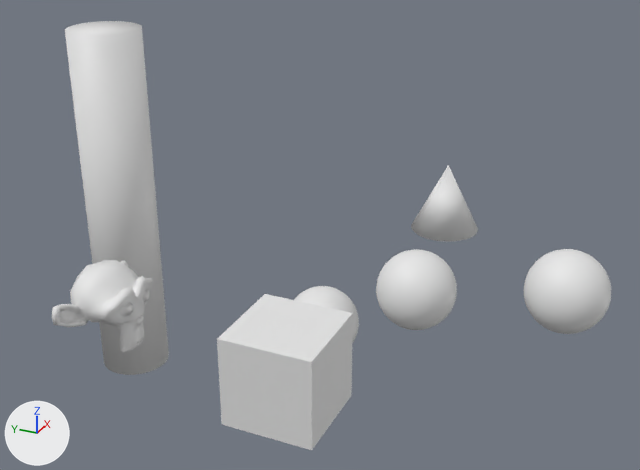
The Blender file executables/MODEL3D/AssimpImport/resources/Scene.blend as it was, and as the next commit left it.
Rendered twice from a 50 mm lens placed at (-19.26, -9.87, 9.89), pointed at (-0.3, -1.34, 0.42). The lights are fixed; the arrows at lower left show +X, +Y and +Z.
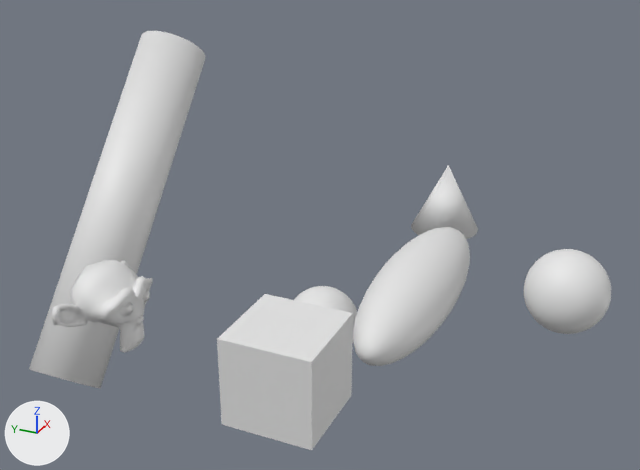
Where the change shows, as pixel boxes [x1, y1, x2, y2] in the pictures (640 x 470 px):
'Cylinder', turned
    before: [65, 21, 169, 375]
    after: [29, 31, 206, 388]
'Sphere.001', rescaled (44% wider, 71% taller)
    before: [376, 249, 457, 330]
    after: [353, 227, 470, 366]

Edits to the bpy script that builds the scene:
```text
Change ob_cylinder:
    ob_cylinder.rotation_euler: (1.571, 0.0, 0.0) -> (1.571, 0.688, 0.0)  # degrees (90, 0, 0) -> degrees (90, 39, 0)
Change ob_sphere_001:
    ob_sphere_001.scale: (1.0, 1.0, 1.0) -> (3.37, 1.0, 1.0)
```
